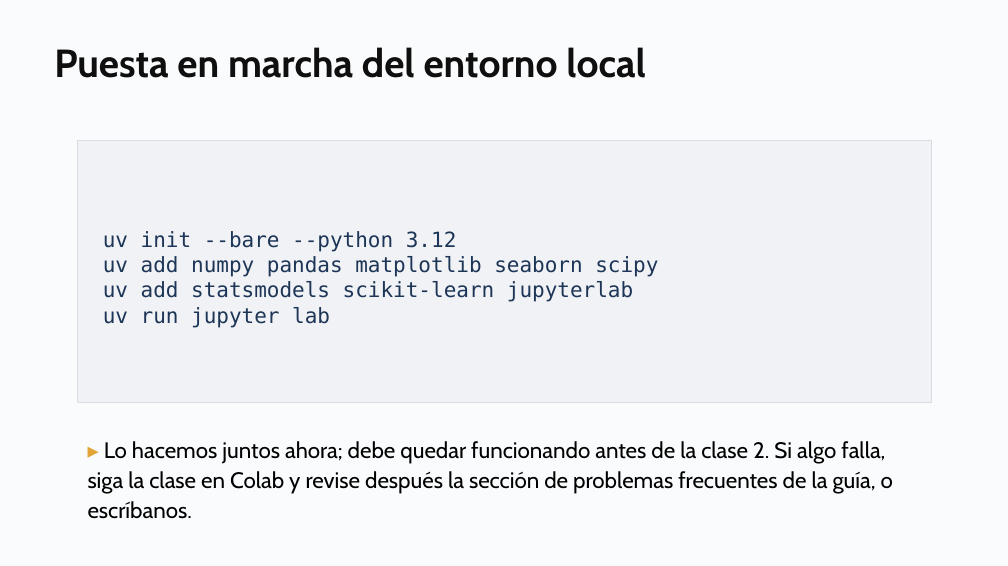
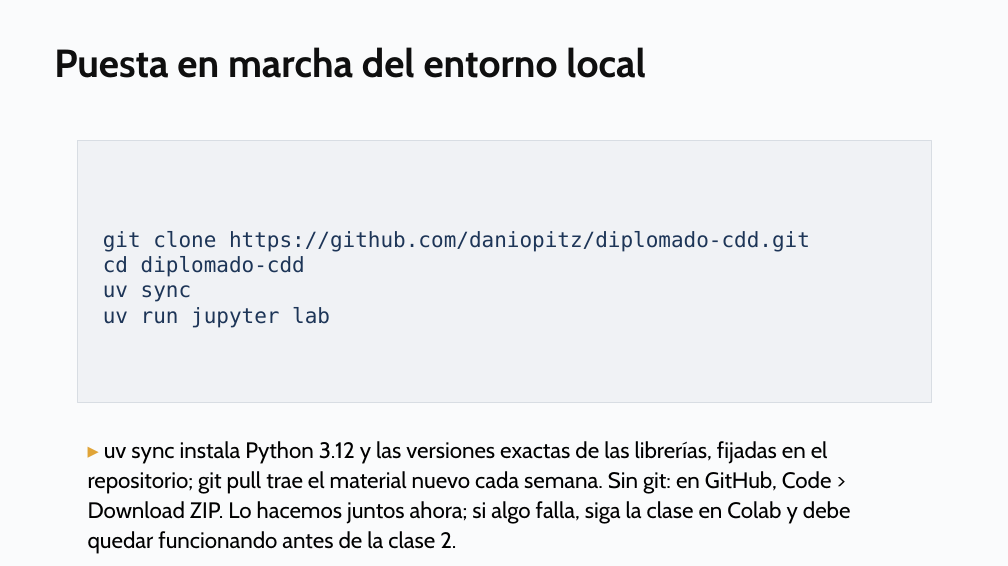
Before and after one commit to daniopitz/diplomado-cdd, a slide deck: slide 19 of presentaciones/clase01_fundamentos_ecosistema.pptx. Drawn at 1008x566 pixels with LibreOffice and Linux fonts; fonts in the diff are those of the drawing. Boxes give left, top, right and bottom in pixels: in the first picture for what was removed or moved away, otherwise in the second. Text is boxed around its words. In the diff, an @@ line names an element or a change of style, - is before the commit and + after.

```diff
--- a/presentaciones/clase01_fundamentos_ecosistema.pptx
+++ b/presentaciones/clase01_fundamentos_ecosistema.pptx
@@ text in rectangle at [103,231,810,302]: text changed @@
-uv init --bare --python 3.12
-uv add numpy pandas matplotlib seaborn scipy
-uv add statsmodels scikit-learn jupyterlab
+git clone https://github.com/daniopitz/diplomado-cdd.git
+cd diplomado-cdd
+uv sync
@@ text at [88,441,851,554]: text changed @@
-▸ Lo hacemos juntos ahora; debe quedar funcionando antes de la clase 2. Si algo falla, siga la clase en Colab y revise después la sección de problemas frecuentes de la guía, o escríbanos.
+▸ uv sync instala Python 3.12 y las versiones exactas de las librerías, fijadas en el repositorio; git pull trae el material nuevo cada semana. Sin git: en GitHub, Code > Download ZIP. Lo hacemos juntos ahora; si algo falla, siga la clase en Colab y debe quedar funcionando antes de la clase 2.
```
Also in this commit, not shown: 1 other slide changed, 2 other files.
